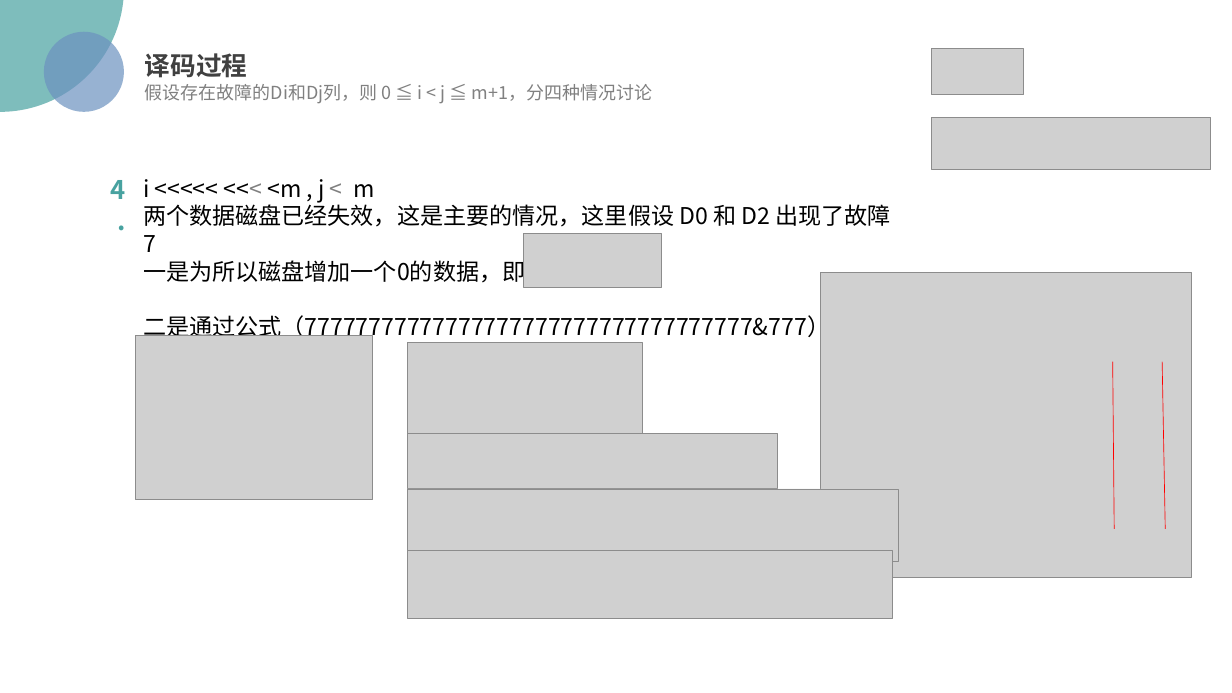
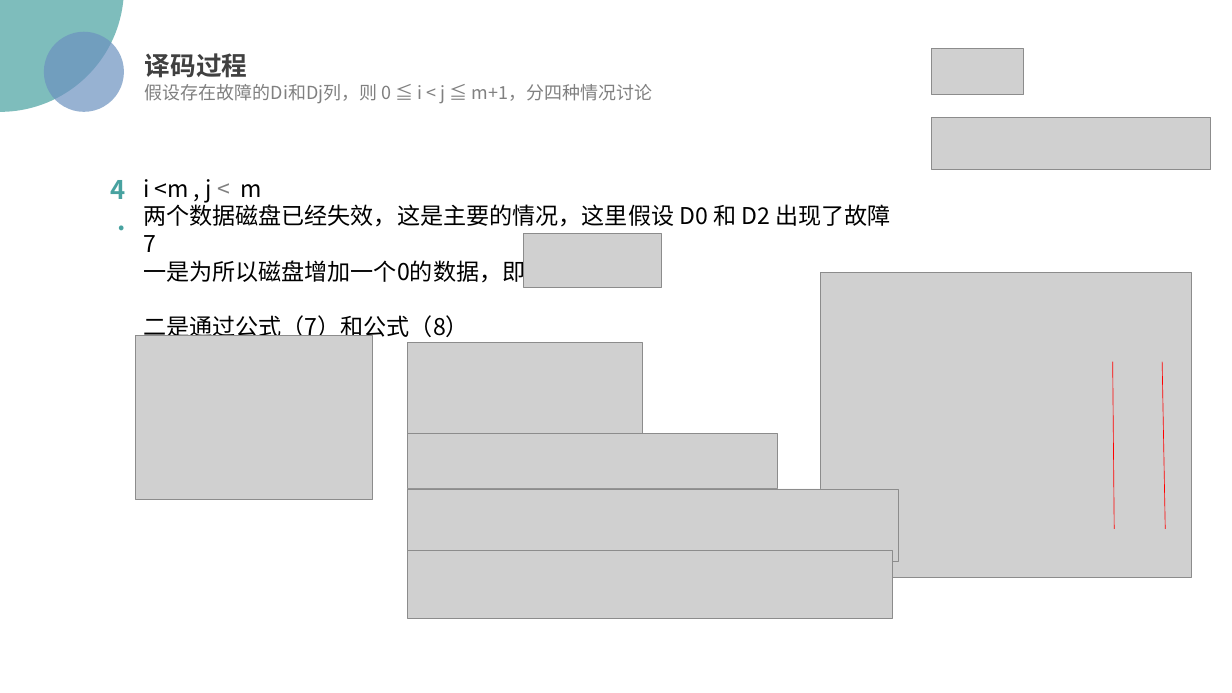
Before and after one commit to Hiooary/EVENODD, a slide deck: slide 8 of 算法.pptx. Drawn at 1232x693 pixels with LibreOffice and Linux fonts; fonts in the diff are those of the drawing; grey boxes stand for pictures; background and template pictures are left out. Boxes give left, top, right and bottom in pixels: in the first picture for what was removed or moved away, otherwise in the second. Text is boxed around its words. In the diff, an @@ line names an element or a change of style, - is before the commit and + after.

```diff
--- a/算法.pptx
+++ b/算法.pptx
@@ text at [143, 179, 261, 202]: text changed @@
-i <<<<< <<< <m , j < m
+i <m , j < m
@@ text at [143, 315, 469, 341]: text changed @@
-二是通过公式（77777777777777777777777777777777777&777）7777和公式777（8）
+二是通过公式（7）和公式（8）
```
Also in this commit, not shown: 2 other slides changed, 3 other files.
